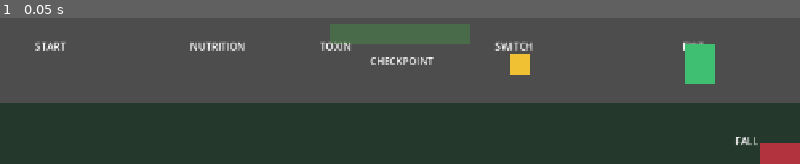
Above: before the commit, frame 1.
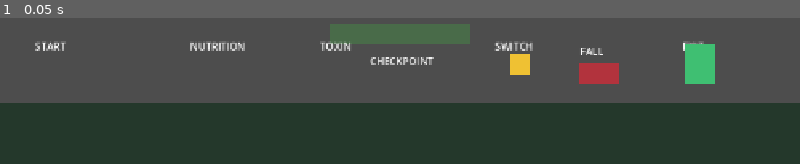
Above: after the commit, the same moment.

Repository: coicy/Yiguang-GGJ
Game: Godot game, scene res://scenes/app/main.tscn
Two runs of this game, one before a commit and one after it. Both use one fixed random seed, a clock stepped at 60 frames per second and the inputs below.
Inputs:
- Up to frame 1 (0.05 s): no input

The runs differ from the first frame. In frame 1, 1.6% of the frame differs, in the area x 72-100%, y 20-100%.

Commit message:
fix: complete whitebox checkpoint wiring

Diff:
--- a/scenes/levels/whitebox_sandbox.gd
+++ b/scenes/levels/whitebox_sandbox.gd
@@ -10,12 +10,14 @@
 @onready var _switch_a: WhiteboxSwitch = %SwitchA
 @onready var _exit_device: ExitDevice = %ExitDevice
 @onready var _start_checkpoint: Checkpoint = %StartCheckpoint
+@onready var _mid_checkpoint: Checkpoint = %MidCheckpoint
 @onready var _fall_hazard: Hazard = %FallHazard
 
 
 func _ready() -> void:
 	_checkpoint_position = _start_checkpoint.get_checkpoint_position()
 	_start_checkpoint.checkpoint_reached.connect(_on_checkpoint_reached)
+	_mid_checkpoint.checkpoint_reached.connect(_on_checkpoint_reached)
 	_fall_hazard.actor_killed.connect(_on_actor_killed)
 	_exit_device.set_required_switches(1)
 	_exit_device.register_switch(_switch_a)
--- a/scenes/levels/whitebox_sandbox.tscn
+++ b/scenes/levels/whitebox_sandbox.tscn
@@ -87,7 +87,7 @@
 
 [node name="FallHazard" parent="Hazards" instance=ExtResource("5_hazard")]
 unique_name_in_owner = true
-position = Vector2(1248, 704)
+position = Vector2(960, 576)
 
 [node name="Checkpoints" type="Node2D" parent="."]
 
@@ -96,6 +96,7 @@
 position = Vector2(96, 576)
 
 [node name="MidCheckpoint" parent="Checkpoints" instance=ExtResource("4_checkpoint")]
+unique_name_in_owner = true
 position = Vector2(640, 576)
 
 [node name="CameraRig" type="Node2D" parent="."]
@@ -130,9 +131,9 @@
 text = "EXIT"
 
 [node name="HazardLabel" type="Label" parent="Presentation"]
-position = Vector2(1176, 672)
+position = Vector2(928, 528)
 text = "FALL"
 
 [node name="HazardVisual" type="Polygon2D" parent="Presentation"]
-polygon = PackedVector2Array(1216, 688, 1280, 688, 1280, 720, 1216, 720)
+polygon = PackedVector2Array(928, 560, 992, 560, 992, 592, 928, 592)
 color = Color(0.7, 0.2, 0.24, 1)
--- a/tests/scene/test_whitebox_sandbox.gd
+++ b/tests/scene/test_whitebox_sandbox.gd
@@ -52,7 +52,12 @@
 	assert(mid_checkpoint.position == Vector2(640, 576), "MidCheckpoint must have a fixed whitebox position.")
 	assert(switch_marker.position == Vector2(832, 560), "SwitchA must have a fixed whitebox position.")
 	assert(exit_marker.position == Vector2(1120, 560), "ExitDevice must have a fixed whitebox position.")
-	assert(fall_hazard.position == Vector2(1248, 704), "FallHazard must have a fixed whitebox position.")
+	assert(fall_hazard.position == Vector2(960, 576), "FallHazard must be positioned on the whitebox route.")
+
+	var checkpoint_actor := Node2D.new()
+	assert(mid_checkpoint.activate(checkpoint_actor), "MidCheckpoint must accept a valid actor once.")
+	assert(sandbox.get_checkpoint_position() == Vector2(640, 576), "MidCheckpoint activation must update the sandbox checkpoint.")
+	checkpoint_actor.free()
 
 	var checkpoint_position: Vector2 = sandbox.get_checkpoint_position()
 	switch_a.activate()
Not shown, changed: docs/api/level.md
